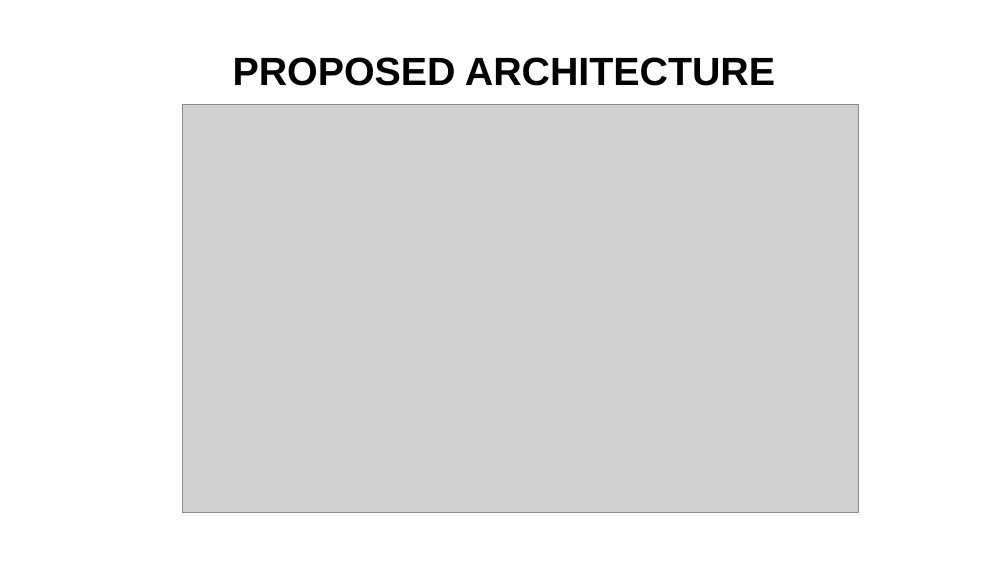
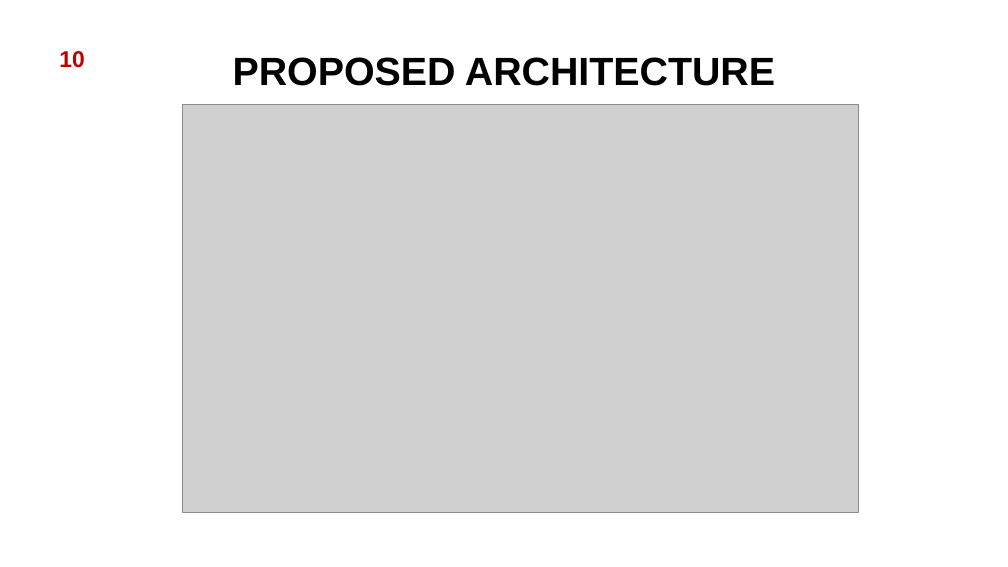
Before and after one commit to Jackieriel/crime-reporting-system, a slide deck: slide 11 of PAPER WORK/TESSY MAIN WORK/NOVEMBER/ETUKUDOH UNWANA THERESA CRIME SYSTEM.pptx. Drawn at 1008x567 pixels with LibreOffice and Linux fonts; fonts in the diff are those of the drawing; grey boxes stand for pictures; background and template pictures are left out. Boxes give left, top, right and bottom in pixels: in the first picture for what was removed or moved away, otherwise in the second. Text is boxed around its words. In the diff, an @@ line names an element or a change of style, - is before the commit and + after.

```diff
--- a/PAPER WORK/TESSY MAIN WORK/NOVEMBER/ETUKUDOH UNWANA THERESA CRIME SYSTEM.pptx
+++ b/PAPER WORK/TESSY MAIN WORK/NOVEMBER/ETUKUDOH UNWANA THERESA CRIME SYSTEM.pptx
@@ text added at <box>59,51,84,68</box>, 18 pt, text #C00000, bold @@
+10
```
Also in this commit, not shown: 11 other slides changed, 54 other files.
